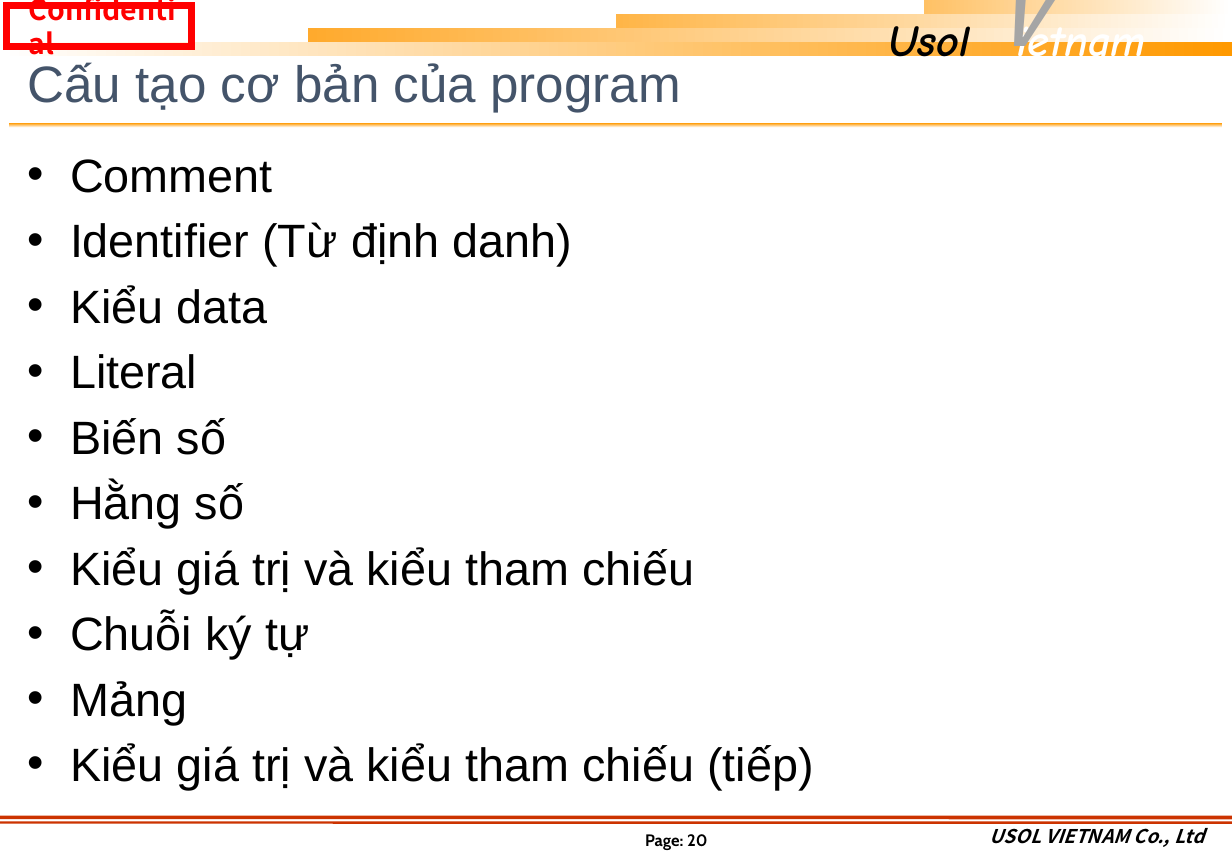
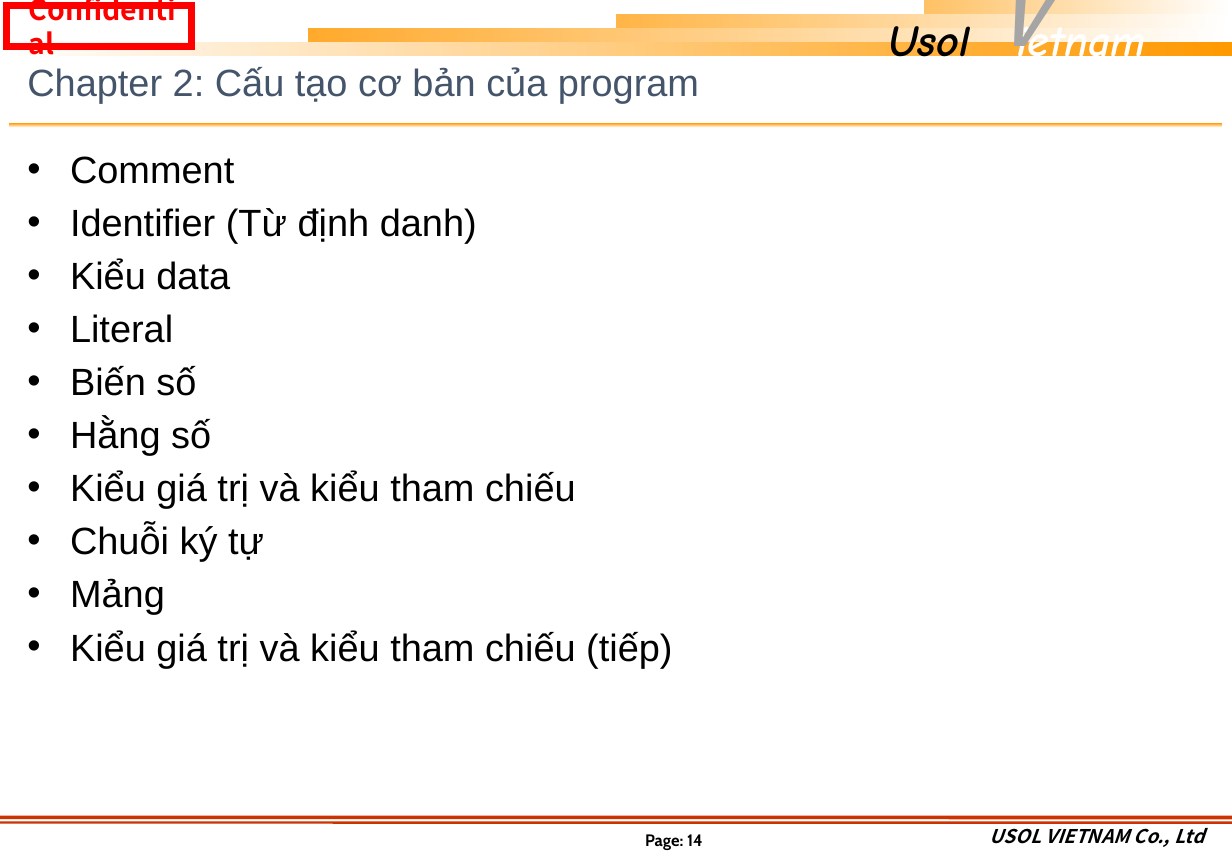
Before and after one commit to khuongmaingoc/javaDoc, a slide deck: slide 14 of Java_Week1.pptx (slide 20 before the commit). Drawn at 1232x853 pixels with LibreOffice and Linux fonts; fonts in the diff are those of the drawing; background and template pictures are left out. Boxes give left, top, right and bottom in pixels: in the first picture for what was removed or moved away, otherwise in the second. Text is boxed around its words. In the diff, an @@ line names an element or a change of style, - is before the commit and + after.

```diff
--- a/Java_Week1.pptx
+++ b/Java_Week1.pptx
@@ title at <box>27,67,699,104</box>: text changed; size 32.4 to 24 pt @@
-Cấu tạo cơ bản của program
+Chapter 2: Cấu tạo cơ bản của program
@@ text "Comment" at <box>70,156,672,668</box>: size 29.6 to 24 pt; less space between paragraphs @@
@@ page number at <box>645,834,703,850</box>: text changed @@
-Page: 20
+Page: 14
```
Also in this commit, not shown: 8 other slides changed, 4 slides added.
